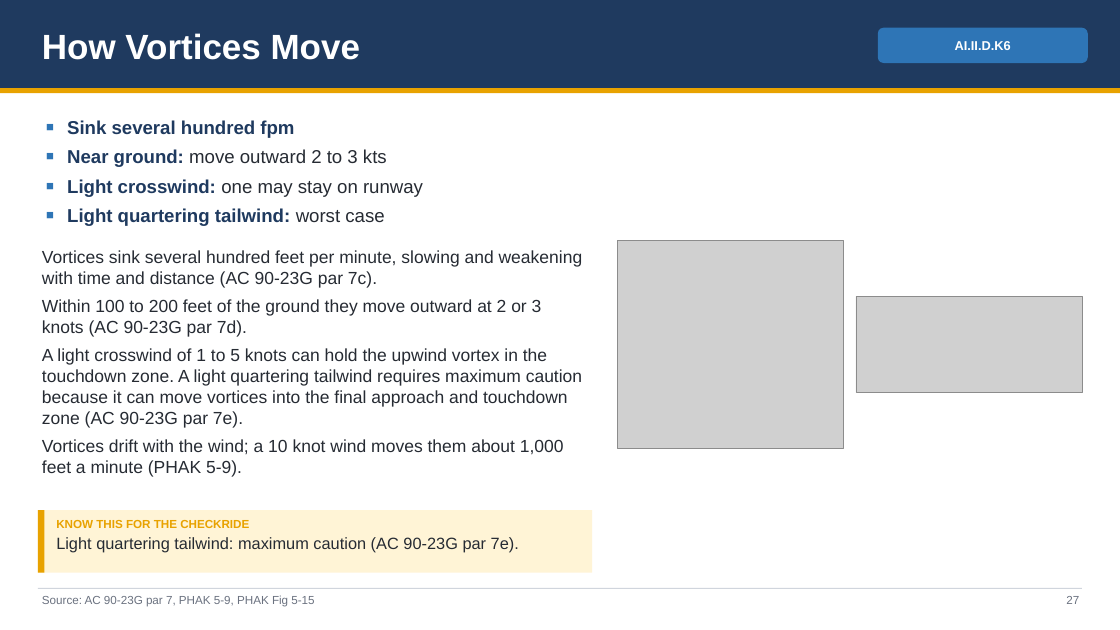
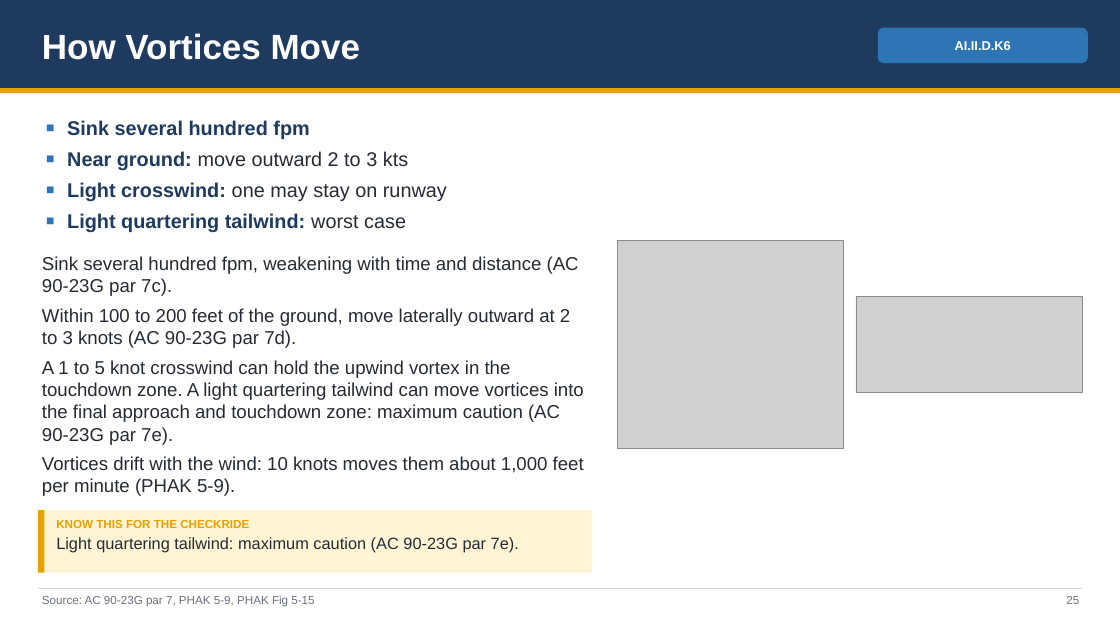
Before and after one commit to greenleeezekial1-glitch/Claude, a slide deck: slide 25 of Area II - Technical Subject Areas/II.D Principles of Flight - Slides.pptx (slide 27 before the commit). Drawn at 1120x630 pixels with LibreOffice and Linux fonts; fonts in the diff are those of the drawing; grey boxes stand for pictures. Boxes give left, top, right and bottom in pixels: in the first picture for what was removed or moved away, otherwise in the second. Text is boxed around its words. In the diff, an @@ line names an element or a change of style, - is before the commit and + after.

```diff
--- a/Area II - Technical Subject Areas/II.D Principles of Flight - Slides.pptx
+++ b/Area II - Technical Subject Areas/II.D Principles of Flight - Slides.pptx
@@ text at box(67, 120, 447, 232): size 16 to 17 pt in "Sink several hundred fpm", "Near ground: move outward 2 to 3 ...", "Light crosswind: one may stay on runway", "Light quartering tailwind: worst case" @@
@@ text at box(42, 256, 584, 496): text changed; size 15 to 16 pt @@
-Vortices sink several hundred feet per minute, slowing and weakening with time and distance (AC 90-23G par 7c).
-Within 100 to 200 feet of the ground they move outward at 2 or 3 knots (AC 90-23G par 7d).
-A light crosswind of 1 to 5 knots can hold the upwind vortex in the touchdown zone. A light quartering tailwind requires maximum caution because it can move vortices into the final approach and touchdown zone (AC 90-23G par 7e).
-Vortices drift with the wind; a 10 knot wind moves them about 1,000 feet a minute (PHAK 5-9).
+Sink several hundred fpm, weakening with time and distance (AC 90-23G par 7c).
+Within 100 to 200 feet of the ground, move laterally outward at 2 to 3 knots (AC 90-23G par 7d).
+A 1 to 5 knot crosswind can hold the upwind vortex in the touchdown zone. A light quartering tailwind can move vortices into the final approach and touchdown zone: maximum caution (AC 90-23G par 7e).
+Vortices drift with the wind: 10 knots moves them about 1,000 feet per minute (PHAK 5-9).
@@ text at box(1066, 596, 1079, 604): text changed @@
-27
+25
```
Also in this commit, not shown: 47 other slides changed, 7 slides removed, 7 other files.
